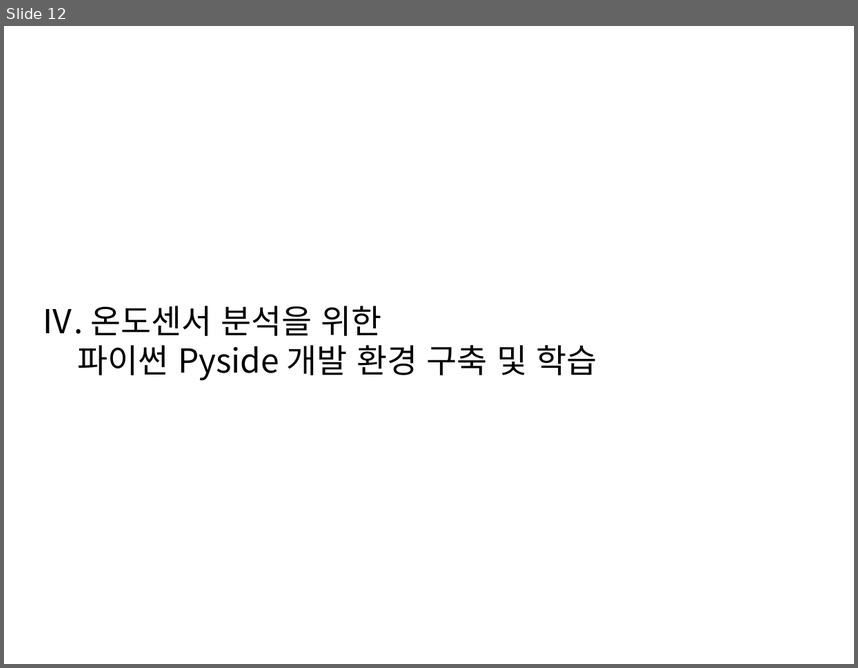
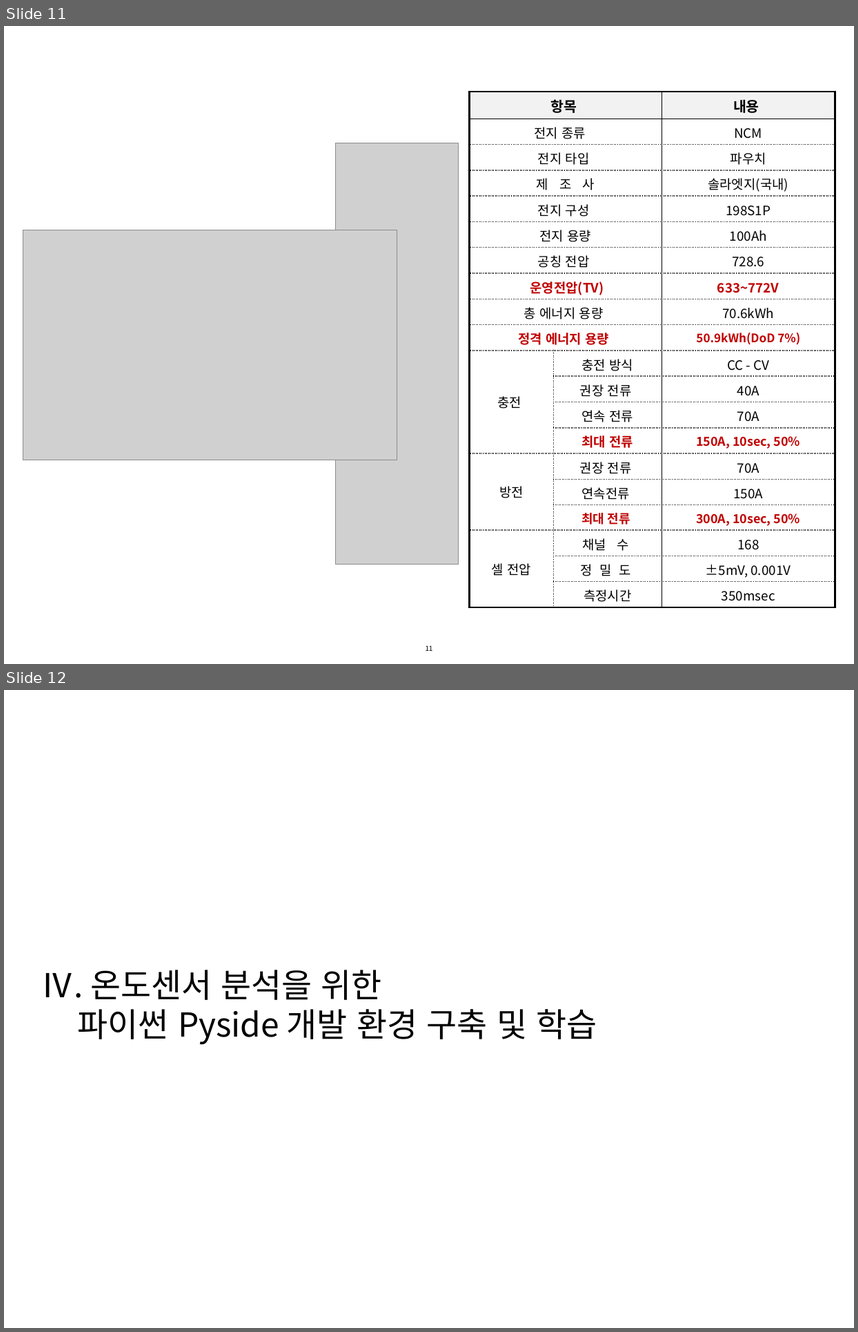
Before and after one commit to leewoown/Python_03, a slide deck: 나의자랑 위한 연구노트 정리건 .pptx. Shown one above the other, each under a label of ours: slide 12 before the commit, slides 11 and 12 after it. The pictures are 858x668 and 858x1332 pixels, drawn with LibreOffice and Linux fonts; fonts in the diff are those of the drawing; grey boxes stand for pictures; background and template pictures are left out. Boxes give left, top, right and bottom in pixels: in the first picture for what was removed or moved away, otherwise in the second. Text is boxed around its words. In the diff, an @@ line names an element or a change of style, - is before the commit and + after.

```diff
--- a/나의자랑 위한 연구노트 정리건 .pptx
+++ b/나의자랑 위한 연구노트 정리건 .pptx
@@ slide 11 added at <box>4,26,854,664</box>, background #FFFFFF @@
@@ table added at <box>470,92,835,608</box>, 20 rows, 3 columns @@
+항목 |  | 내용
+전지 종류 |  | NCM
+전지 타입 |  | 파우치
+제 조 사 |  | 솔라엣지(국내)
+전지 구성 |  | 198S1P
+전지 용량 |  | 100Ah
+공칭 전압 |  | 728.6
+운영전압(TV) |  | 633~772V
+총 에너지 용량 |  | 70.6kWh
+정격 에너지 용량 |  | 50.9kWh(DoD 7%)
+충전 | 충전 방식 | CC - CV
+ | 권장 전류 | 40A
+ | 연속 전류 | 70A
+ | 최대 전류 | 150A, 10sec, 50%
+방전 | 권장 전류 | 70A
+ | 연속전류 | 150A
+ | 최대 전류 | 300A, 10sec, 50%
+셀 전압 | 채널 수 | 168
+ | 정 밀 도 | ±5mV, 0.001V
+ | 측정시간 | 350msec
@@ picture added at <box>335,143,459,564</box> @@
@@ picture added at <box>23,230,397,459</box> @@
@@ page number added at <box>426,645,433,650</box>, 10 pt, text #000000 @@
+11
```
Also in this commit, not shown: 2 slides changed, 1 other slide added, 2 slides removed.
